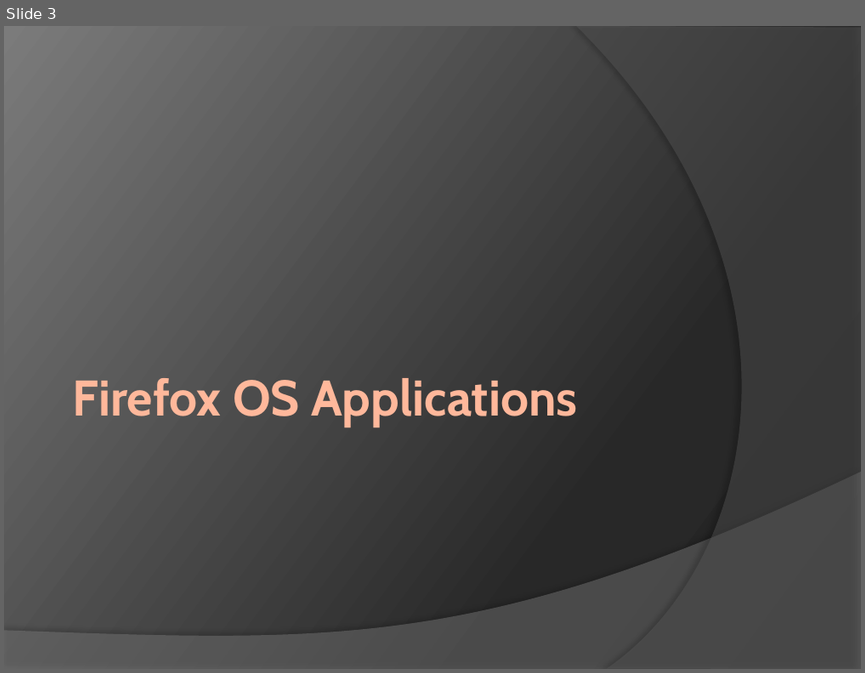
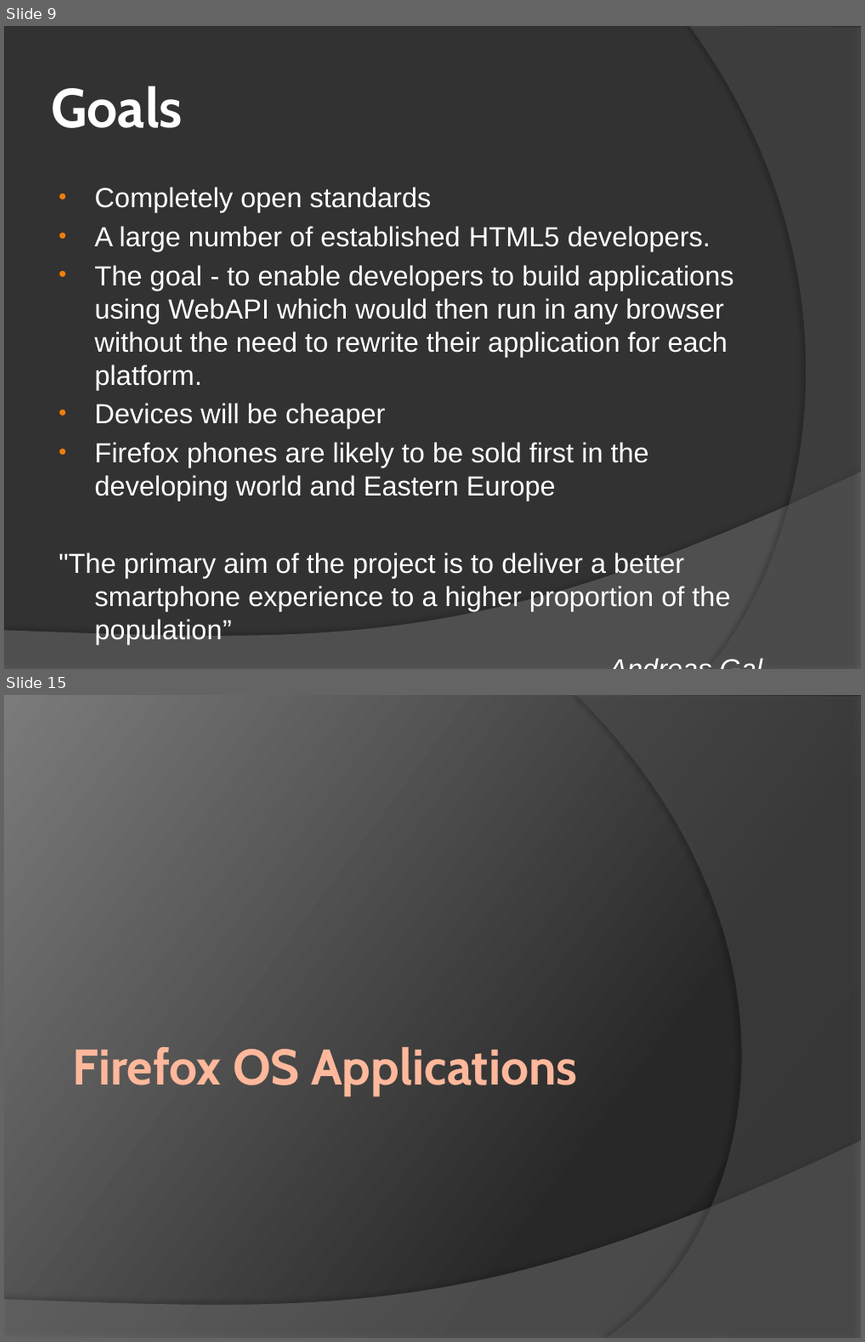
Before and after one commit to ymihaylov/Firefox-OS-Documentation-Project, a slide deck: Firefox OS.pptx. Shown one above the other, each under a label of ours: slide 3 before the commit, slides 9 and 15 after it; the slides between them are not shown. The pictures are 865x673 and 865x1342 pixels, drawn with LibreOffice and Linux fonts; fonts in the diff are those of the drawing. Boxes give left, top, right and bottom in pixels: in the first picture for what was removed or moved away, otherwise in the second. Text is boxed around its words. In the diff, an @@ line names an element or a change of style, - is before the commit and + after.

```diff
--- a/Firefox OS.pptx
+++ b/Firefox OS.pptx
@@ slide 9 added at <box>4,26,861,669</box>, background #323232; not listed: 1 template element that a slide beside it also shows @@
@@ freeform shape added at <box>689,26,861,669</box>, fill #5E5E5E at 40% opacity @@
@@ title added at <box>51,86,182,128</box>, 46 pt, text #FFFFFF, bold @@
+Goals
@@ text added at <box>58,187,734,644</box>, 23.2 pt, text #FFFFFF @@
+• Completely open standards
+• A large number of established HTML5 developers.
+• The goal - to enable developers to build applications using WebAPI which would then run in any browser without the need to rewrite their application for each platform.
+• Devices will be cheaper
+• Firefox phones are likely to be sold first in the developing world and Eastern Europe
+"The primary aim of the project is to deliver a better smartphone experience to a higher proportion of the population”
+Andreas Gal
@@ what was slide 3 is now slide 15 @@
```
Also in this commit, not shown: 1 slide changed, 12 other slides added, 1 slide removed.
